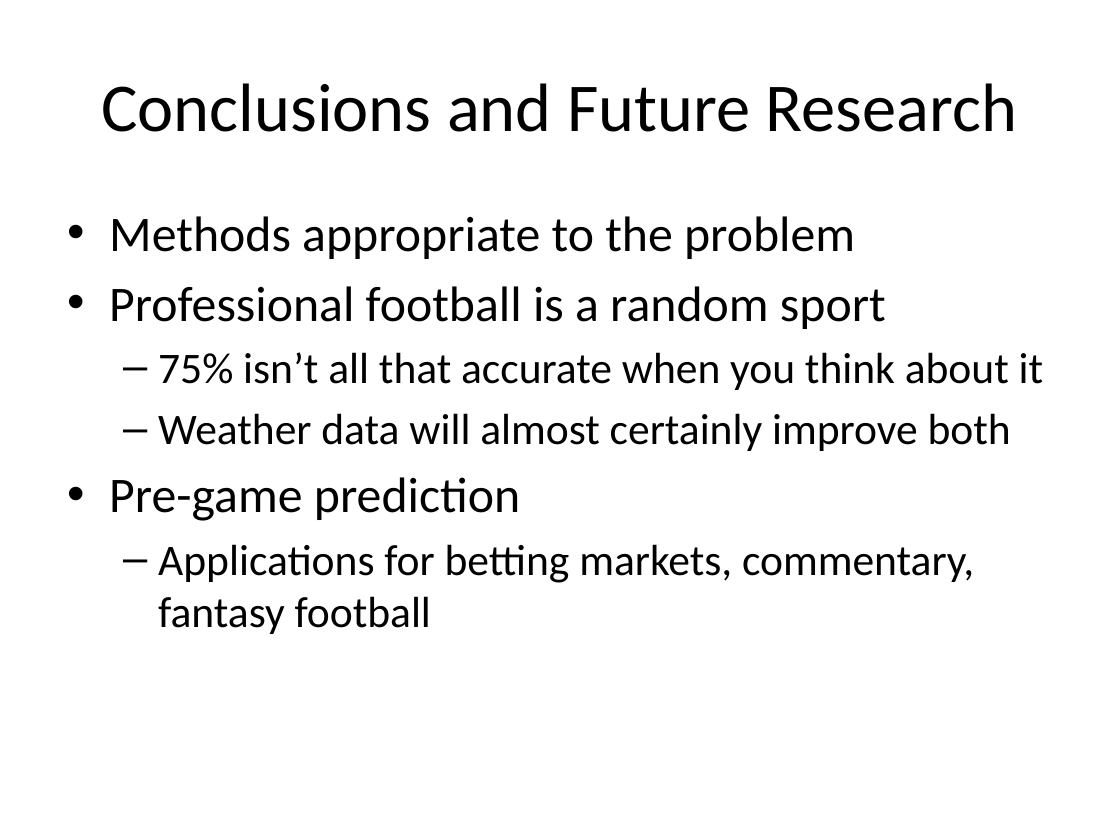
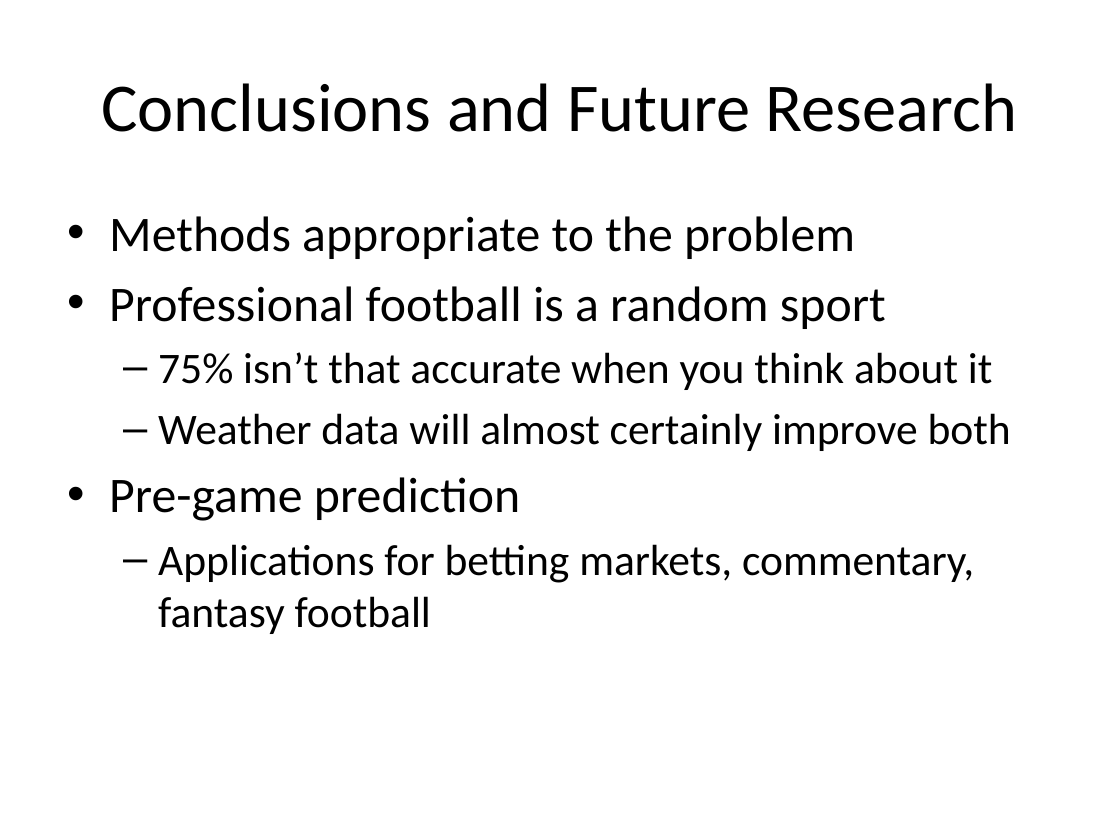
Before and after one commit to Patdog86/GA_NFL, a slide deck: slide 6 of Understanding the NFL.pptx. Drawn at 1120x840 pixels with LibreOffice and Linux fonts; fonts in the diff are those of the drawing; background and template pictures are left out. Boxes give left, top, right and bottom in pixels: in the first picture for what was removed or moved away, otherwise in the second. Text is boxed around its words. In the diff, an @@ line names an element or a change of style, - is before the commit and + after.

Commit message:
Fixed typos

```diff
--- a/Understanding the NFL.pptx
+++ b/Understanding the NFL.pptx
@@ text at bbox=[158, 352, 993, 390]: text changed @@
-  – 75% isn’t all that accurate when you think about it
+  – 75% isn’t that accurate when you think about it
```
Also in this commit, not shown: 5 other slides changed, 1 slide added.
